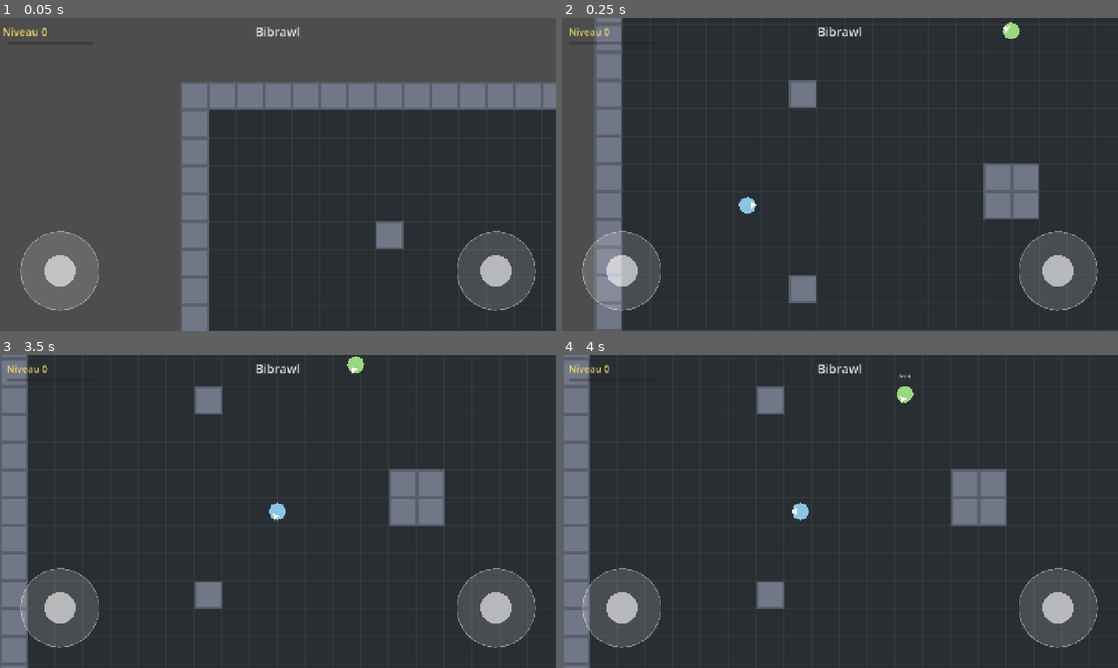
Above: before the commit, frames 1-4 (two rows, left to right).
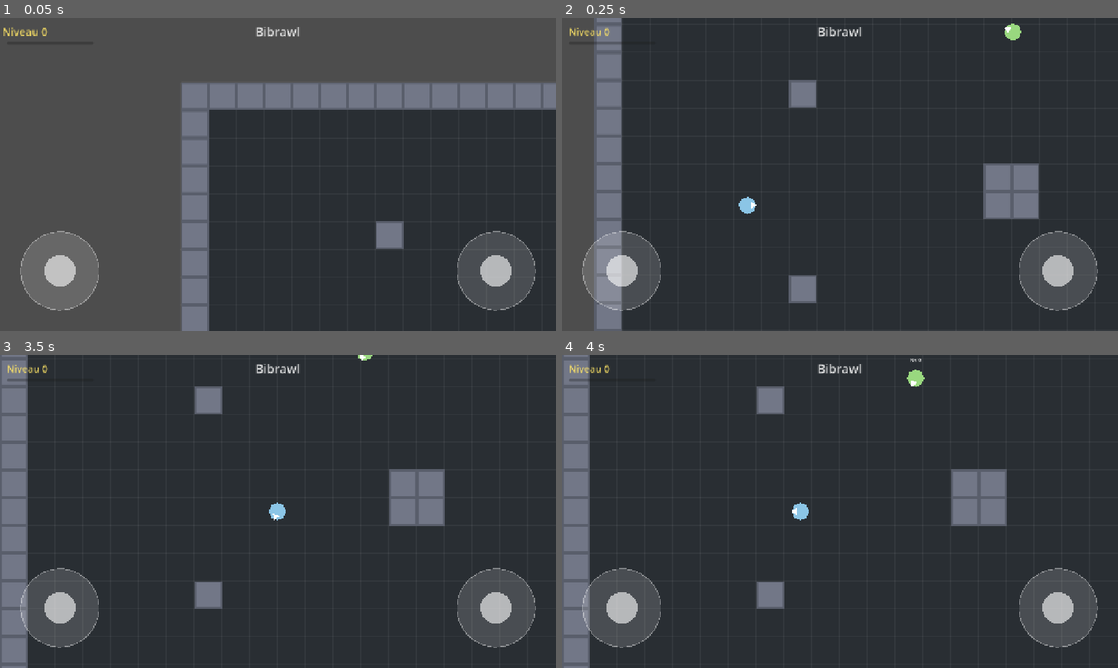
Above: after the commit, the same moments.

Repository: pmudry/bibrawl
Game: Godot game, scene res://scenes/arena/arena.tscn
The game is run twice, just before and just after one commit, with the same random seed, the same clock (stepped at 60 frames per second) and the same inputs.
Inputs (mouse positions are in pixels of both pictures, inside the frame that each line leads up to):
- Up to frame 1 (0.05 s): no input
- Up to frame 2 (0.25 s): no input
- Up to frame 3 (3.5 s): move the mouse to (400, 495) at 0.52 s; hold D (move_right) 0.53-1.25 s; hold Space (fire) 0.53-1.25 s; click (400, 495) at 0.67 s; drag from (166, 527) to (250, 574) at 1.27 s; tap Enter at 2 s; move the mouse to (333, 442) at 2.02 s; hold D (move_right) 2.03-2.75 s; hold Space (fire) 2.03-2.75 s; drag from (250, 574) to (111, 464) at 2.77 s
- Up to frame 4 (4 s): move the mouse to (1006, 558) at 3.52 s; hold A (move_left) from 3.53 s (still down); hold Space (fire) from 3.53 s (still down)

Frame 1 is identical in both runs. In frame 2, less than 0.1% of the frame differs, in the area x 79-83%, y 1-8%; in frame 3, 0.2%; in frame 4, 0.3%, in the area x 60-66%, y 1-16%.

Commit message:
Bots beaucoup moins forts à bas niveau
Les bots avaient les mêmes stats de combat que le joueur à niveau égal,
ce qui rendait le début de partie très dur.

- Maîtrise du bot de 0 (niveau 0) à 1 (niveau 9999), sur la même courbe
  logarithmique que les stats. Elle module dégâts, cadence, dispersion de
  visée et temps de réaction. À 9999, les réglages d'avant sont retrouvés.
- Les quatre valeurs du niveau 0 et les deux du niveau max sont exportées.
- Fourchette de niveau des bots à l'apparition : joueur ±1 au lieu de -2/+5.

Co-Authored-By: Claude Fable 5.1 <noreply@anthropic.com>

Diff:
--- a/scripts/arena/arena.gd
+++ b/scripts/arena/arena.gd
@@ -23,8 +23,8 @@
 ]
 @export var bot_respawn_delay: float = 3.0
 ## Niveau d'un bot à l'apparition : celui du joueur, décalé au hasard dans cette fourchette.
-@export var bot_level_below: int = 2
-@export var bot_level_above: int = 5
+@export var bot_level_below: int = 1
+@export var bot_level_above: int = 1
 
 @onready var _walls: TileMapLayer = $Walls
 @onready var _player: BaseCharacter = $Player
--- a/scripts/characters/bot.gd
+++ b/scripts/characters/bot.gd
@@ -2,17 +2,52 @@
 extends BaseCharacter
 
 ## Bot de base : immobile, tire sur le joueur dès qu'il est à portée.
-## Dégâts, portée et cadence viennent du niveau (LevelStats), comme pour le joueur :
-## un bot de haut niveau tire plus loin, plus fort et plus souvent.
+## PV, dégâts, portée et cadence de base viennent du niveau (LevelStats), comme
+## pour le joueur. Par-dessus, une « maîtrise » propre aux bots va de 0 (niveau 0)
+## à 1 (niveau max) sur la même courbe logarithmique que les stats : un bot de bas
+## niveau tire rarement, faiblement et à côté ; un bot de niveau 9999 a les réglages
+## « max » ci-dessous, sans handicap.
+##
+##   niveau      0     3     15    63   1023  9999
+##   maîtrise   0.00  0.15  0.30  0.45  0.75  1.00
+##
 ## Les bots mobiles héritent de cette classe et surchargent _compute_move().
 
-## Imprécision de visée, en degrés de chaque côté. Diminue avec le niveau.
-@export var aim_spread_degrees: float = 12.0
-## Délai avant le premier tir quand la cible entre à portée.
+@export_group("Niveau 0")
+## Fraction des dégâts normaux infligés par un bot de niveau 0.
+@export_range(0.0, 1.0) var weak_damage_ratio: float = 0.45
+## Un bot de niveau 0 attend autant de fois plus longtemps entre deux tirs.
+@export_range(1.0, 10.0) var weak_cooldown_multiplier: float = 3.0
+## Imprécision de visée d'un bot de niveau 0, en degrés de chaque côté.
+@export var weak_aim_spread_degrees: float = 24.0
+## Délai avant le premier tir quand la cible entre à portée, au niveau 0.
+@export var weak_reaction_time: float = 1.0
+
+@export_group("Niveau max")
+## Imprécision de visée d'un bot de niveau max, en degrés de chaque côté.
+@export var aim_spread_degrees: float = 3.0
+## Délai avant le premier tir quand la cible entre à portée, au niveau max.
 @export var reaction_time: float = 0.4
 
 var _target: BaseCharacter
 var _reaction_left: float = 0.0
+var _skill: float = 0.0
+var _aim_spread: float = 0.0
+var _reaction_time: float = 0.0
+
+
+## Maîtrise du bot, 0 au niveau 0 et 1 au niveau max.
+static func skill(level: int) -> float:
+	return LevelStats.factor(level) / LevelStats.factor(LevelStats.MAX_LEVEL)
+
+
+func _apply_level_stats() -> void:
+	super()
+	_skill = skill(level)
+	damage = maxi(1, roundi(damage * lerpf(weak_damage_ratio, 1.0, _skill)))
+	fire_cooldown *= lerpf(weak_cooldown_multiplier, 1.0, _skill)
+	_aim_spread = deg_to_rad(lerpf(weak_aim_spread_degrees, aim_spread_degrees, _skill))
+	_reaction_time = lerpf(weak_reaction_time, reaction_time, _skill)
 
 
 func _physics_process(delta: float) -> void:
@@ -29,11 +64,10 @@
 	var to_target := _target.global_position - global_position
 	# On tire un peu en dedans de la portée max pour que le projectile arrive.
 	if to_target.length() > fire_range * 0.9:
-		_reaction_left = reaction_time
+		_reaction_left = _reaction_time
 		return
 	_facing = to_target.normalized()
 	_reaction_left -= delta
 	if _reaction_left > 0.0:
 		return
-	var spread := deg_to_rad(aim_spread_degrees) / (1.0 + 0.2 * LevelStats.factor(level))
-	_try_fire(_facing.rotated(randf_range(-spread, spread)))
+	_try_fire(_facing.rotated(randf_range(-_aim_spread, _aim_spread)))
Not shown, changed: README.md
